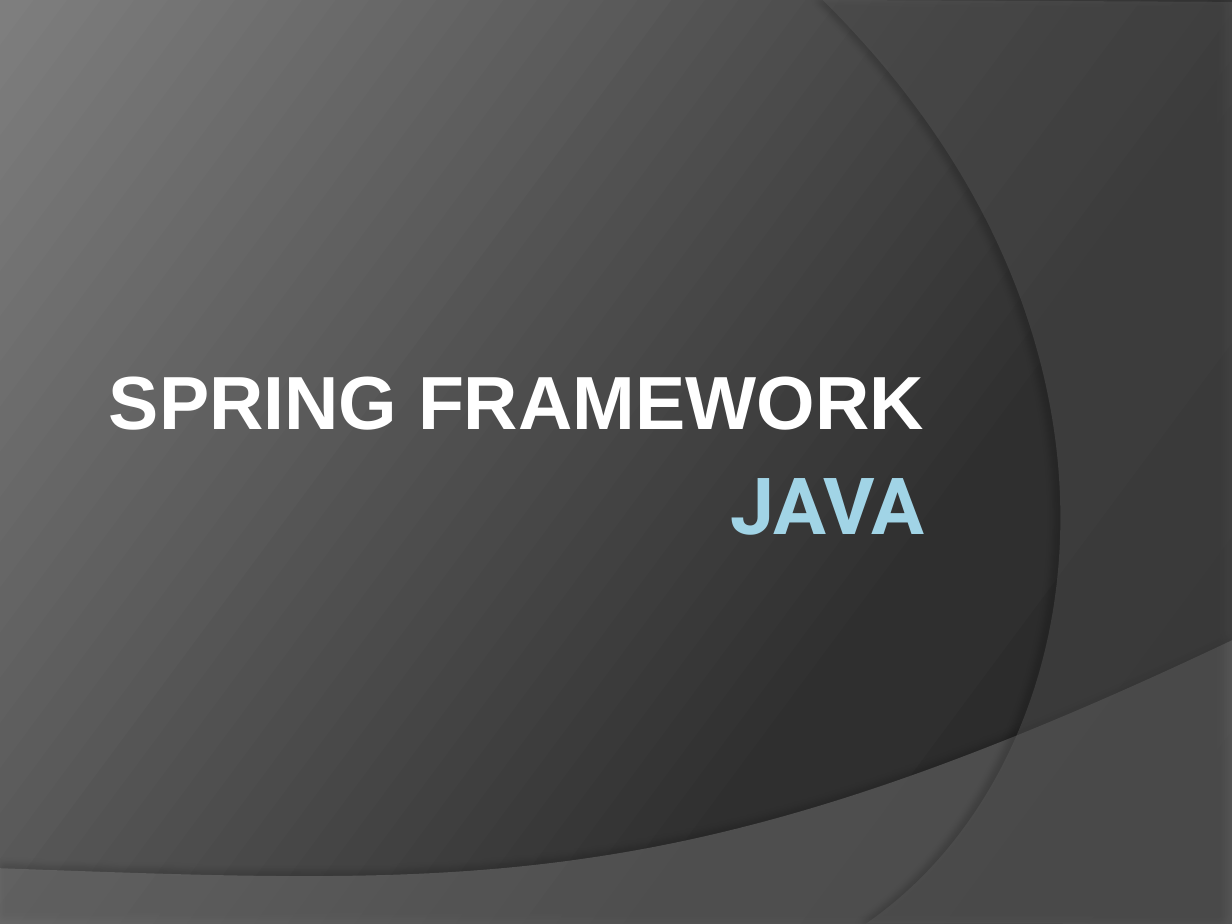
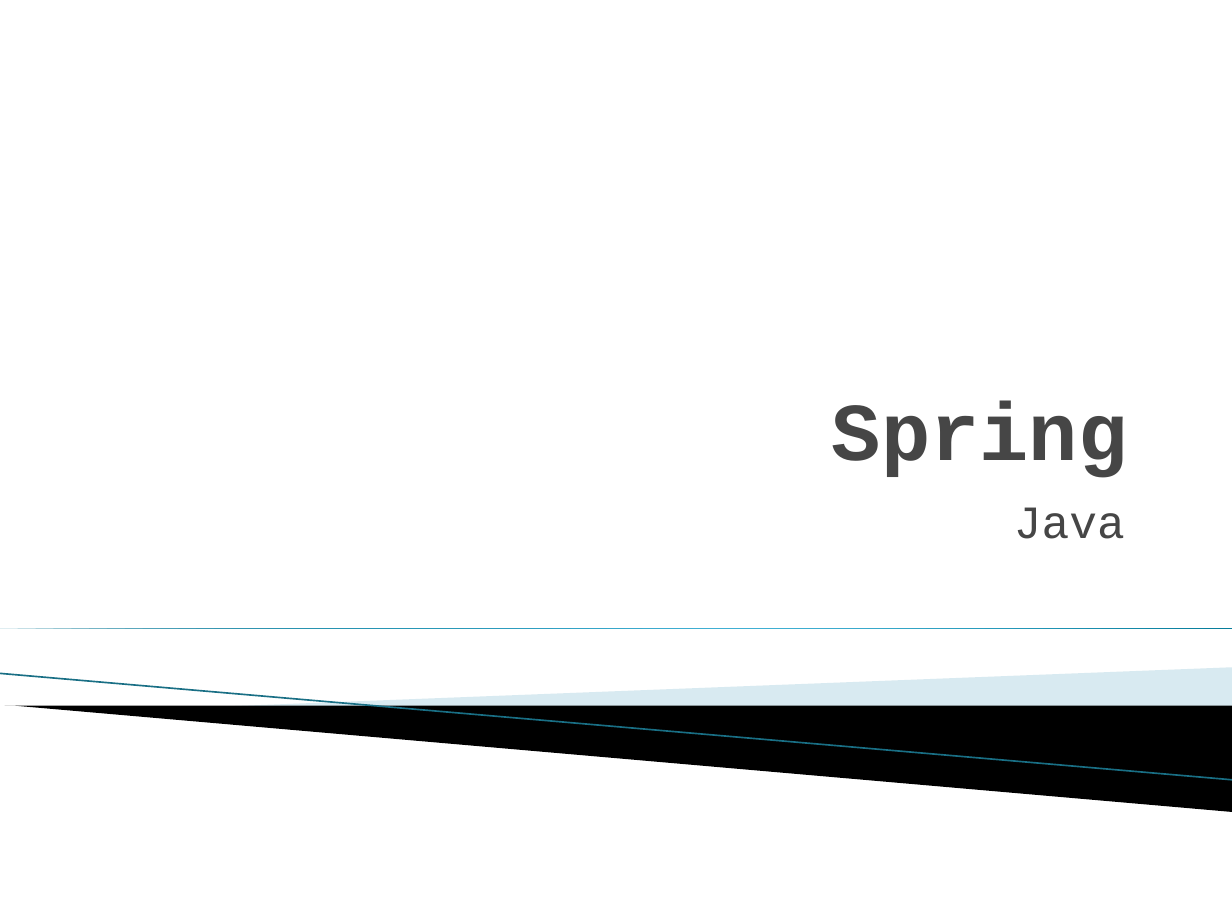
Before and after one commit to PusHGoD/DemoSpring, a slide deck: slide 1 of Spring.pptx. Drawn at 1232x924 pixels with LibreOffice and Linux fonts; fonts in the diff are those of the drawing; background and template pictures are left out. Boxes give left, top, right and bottom in pixels: in the first picture for what was removed or moved away, otherwise in the second. Text is boxed around its words. In the diff, an @@ line names an element or a change of style, - is before the commit and + after.

```diff
--- a/Spring.pptx
+++ b/Spring.pptx
@@ background gradient #282828 to #2F2F2F to #7E7E7E to #FFFFFF @@
@@ freeform shape removed at [823, 0, 1232, 924] @@
@@ title at [832, 401, 1128, 478]: text changed; size 44 to 48 pt; font Arial to Courier New; text colour #FFFFFF to #464646 @@
-SPRING FRAMEWORK
+Spring
@@ subtitle at [1014, 507, 1125, 539]: text changed; size 46 to 27 pt; font Roboto to Courier New; text colour gradient #A1D4E7 to #58808D to #464646; bold off @@
-JAVA
+Java
@@ right triangle added at [0, 628, 1232, 628], fill gradient #007896 to #4CBBDF @@
@@ line added from (0, 674) to (1232, 780), #97C5D8 0.95 pt @@
@@ freeform shape added at [228, 668, 1232, 733], fill #A0CBDC at 40% opacity @@
@@ freeform shape: place and size @@
-freeform shape at [0, 641, 1232, 924]
+freeform shape at [5, 706, 1232, 812]
@@ freeform shape at [5, 706, 1232, 812]: fill #7F7F7F at 45% opacity to #000000; shadow off @@
```
Also in this commit, not shown: 3 other slides changed, 12 slides added, 3 slides removed.
